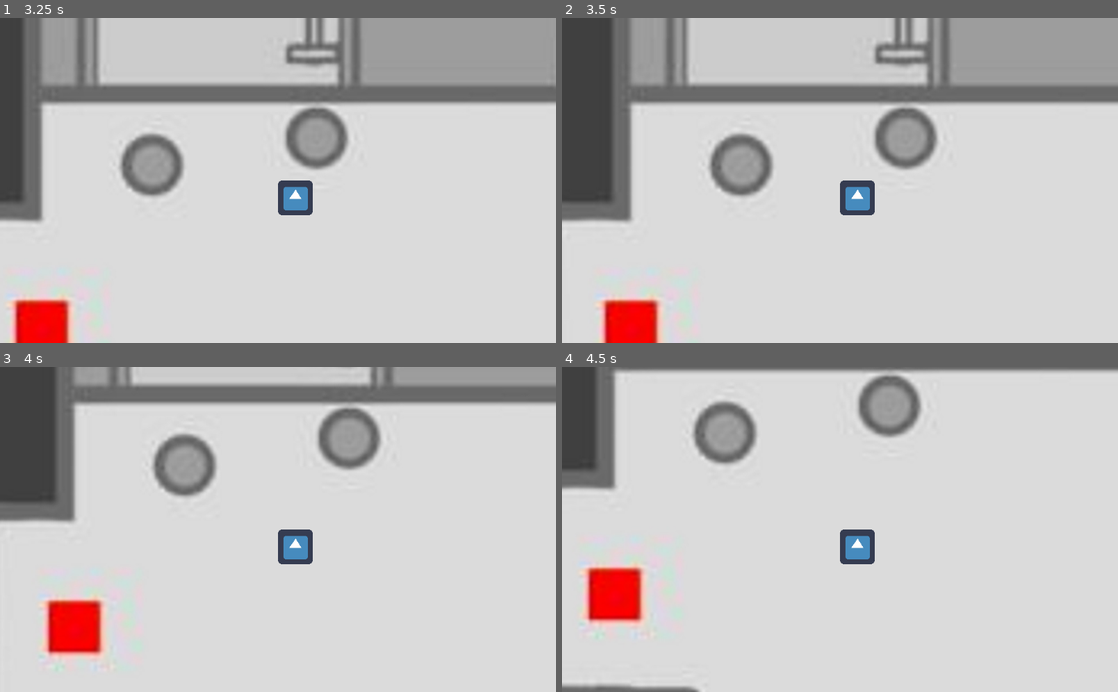
Above: before the commit, frames 1-4 (two rows, left to right).
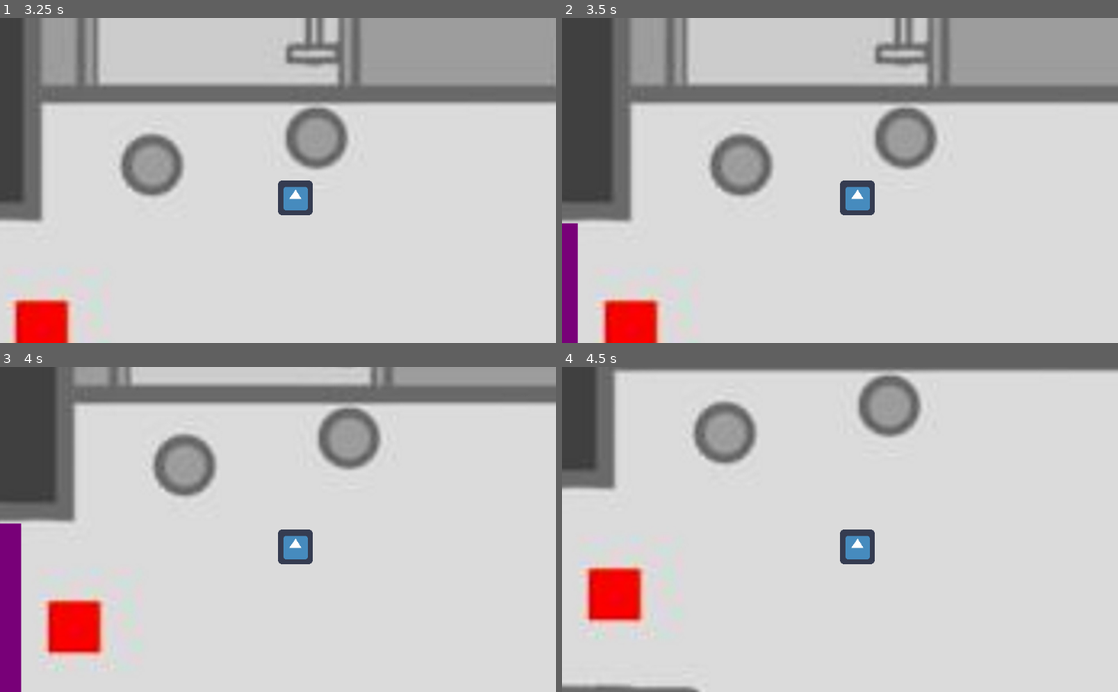
Above: after the commit, the same moments.

Repository: Tretjak/Projekt-vt21
Game: Godot game, scene res://main.tscn
Two runs of this game, one before a commit and one after it. Both use one fixed random seed, a clock stepped at 60 frames per second and the inputs below. The engine's default icon, where the game draws it, is replaced by a stand-in: a white triangle on a blue panel in a dark square.
Inputs:
- Up to frame 1 (3.25 s): tap Enter at 0.5 s; hold E (ui_e) 0.53-1.28 s; hold Up (ui_up) 0.53-2.03 s; tap E (ui_e) at 1.35, 2.85 s; hold E (ui_e) 2.03-2.78 s; hold Left (ui_left) from 2.03 s (still down)
- Up to frame 2 (3.5 s): keep holding Left (ui_left)
- Up to frame 3 (4 s): release Left (ui_left) at 3.53 s; hold Down (ui_down) from 3.53 s (still down); hold E (ui_e) from 3.53 s (still down)
- Up to frame 4 (4.5 s): release Down (ui_down) at 4.28 s; release E (ui_e) at 4.28 s; hold Right (ui_right) from 4.28 s (still down); tap E (ui_e) at 4.35 s

Frame 1 is identical in both runs. In frame 2, 1.1% of the frame differs, in the area x 0-3%, y 63-100%; in frame 3, 2.0%, in the area x 0-4%, y 48-100%; in frame 4, nothing differs.

Commit message:
dörren svänger

Diff:
--- a/Projekt vt21/StaticBody2D.gd
+++ b/Projekt vt21/StaticBody2D.gd
@@ -15,7 +15,7 @@
 # Called every frame. 'delta' is the elapsed time since the previous frame.
 func _process(delta):
 	if Input.is_action_just_pressed("ui_e") and get_node("../Node").knapp:
-		queue_free()
+		$CollisionShape2D.set_rotation_degrees(90)
 
 
 #func _on_Area2D_body_entered(body):
--- a/Projekt vt21/main.tscn
+++ b/Projekt vt21/main.tscn
@@ -1,9 +1,10 @@
-[gd_scene load_steps=7 format=2]
+[gd_scene load_steps=8 format=2]
 
 [ext_resource path="res://Node2D.tscn" type="PackedScene" id=1]
 [ext_resource path="res://rumkollision.tscn" type="PackedScene" id=2]
 [ext_resource path="res://Node2D.gd" type="Script" id=3]
 [ext_resource path="res://StaticBody2D.gd" type="Script" id=4]
+[ext_resource path="res://Assets/dörr2.png" type="Texture" id=5]
 
 [sub_resource type="RectangleShape2D" id=1]
 extents = Vector2( 46.7686, 195.34 )
@@ -29,6 +30,11 @@
 position = Vector2( 0, 958.093 )
 shape = SubResource( 1 )
 
+[node name="Sprite" type="Sprite" parent="StaticBody2D/CollisionShape2D"]
+position = Vector2( 0, 3.05176e-05 )
+scale = Vector2( 0.186221, 0.787868 )
+texture = ExtResource( 5 )
+
 [node name="Area2D" type="Area2D" parent="StaticBody2D"]
 
 [node name="CollisionShape2D" type="CollisionShape2D" parent="StaticBody2D/Area2D"]
Binary file added: Projekt vt21/Assets/dörr.png
Not shown, added: Projekt vt21/Assets/dörr.png.import
Binary file added: Projekt vt21/Assets/dörr2.png
Not shown, added: Projekt vt21/Assets/dörr2.png.import
